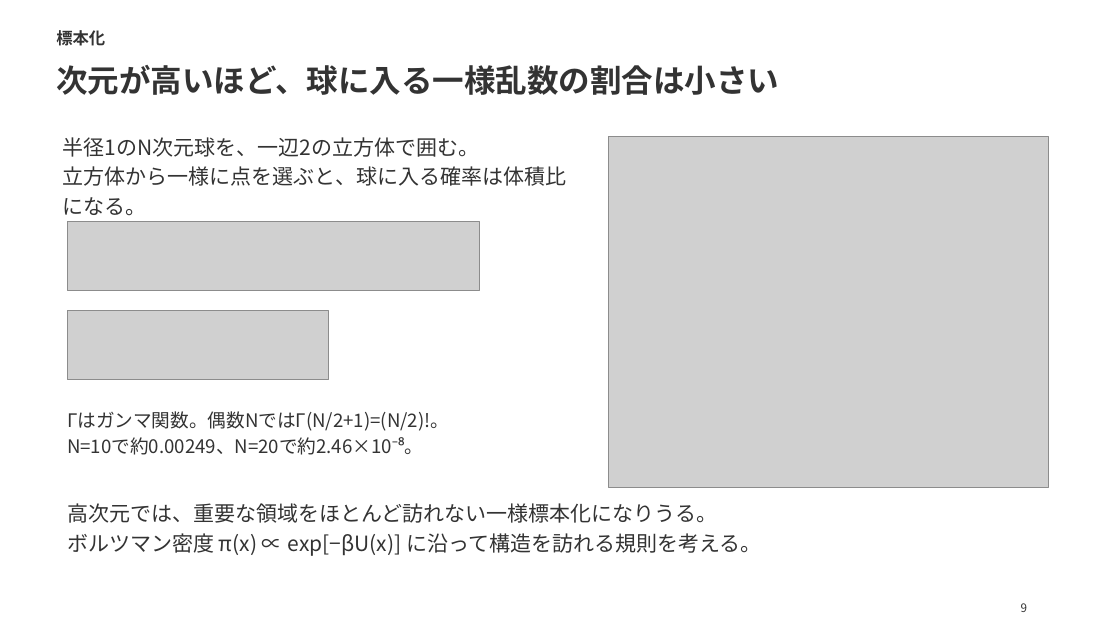
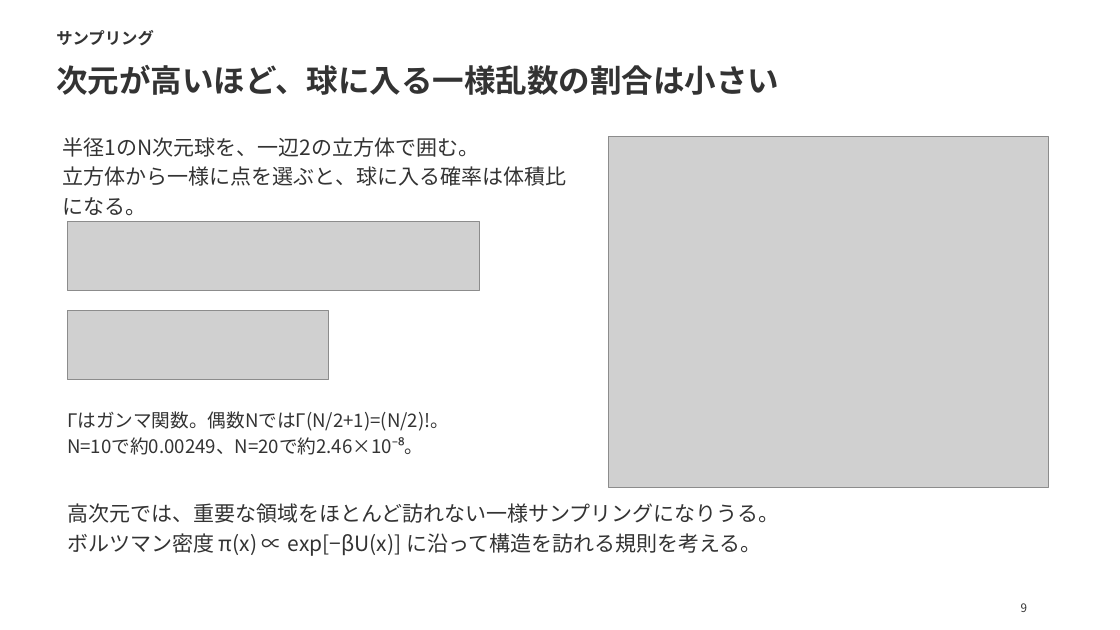
Before and after one commit to matsunagalab/lecture_bioinfo, a slide deck: slide 9 of 10_構造の分布を計算する/10_構造の分布を計算する.pptx. Drawn at 1120x630 pixels with LibreOffice and Linux fonts; fonts in the diff are those of the drawing; grey boxes stand for pictures. Boxes give left, top, right and bottom in pixels: in the first picture for what was removed or moved away, otherwise in the second. Text is boxed around its words. In the diff, an @@ line names an element or a change of style, - is before the commit and + after.

```diff
--- a/10_構造の分布を計算する/10_構造の分布を計算する.pptx
+++ b/10_構造の分布を計算する/10_構造の分布を計算する.pptx
@@ text at [56, 30, 154, 46]: text changed @@
-標本化
+サンプリング
@@ text at [67, 503, 780, 523]: text changed @@
-高次元では、重要な領域をほとんど訪れない一様標本化になりうる。
+高次元では、重要な領域をほとんど訪れない一様サンプリングになりうる。
```
Also in this commit, not shown: 18 other slides changed, 27 other files.
